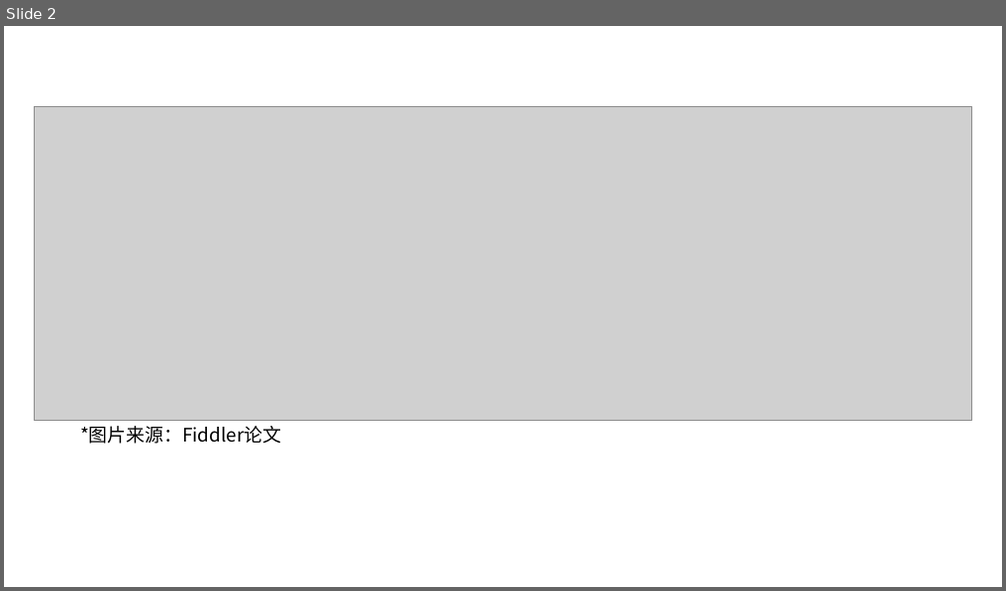
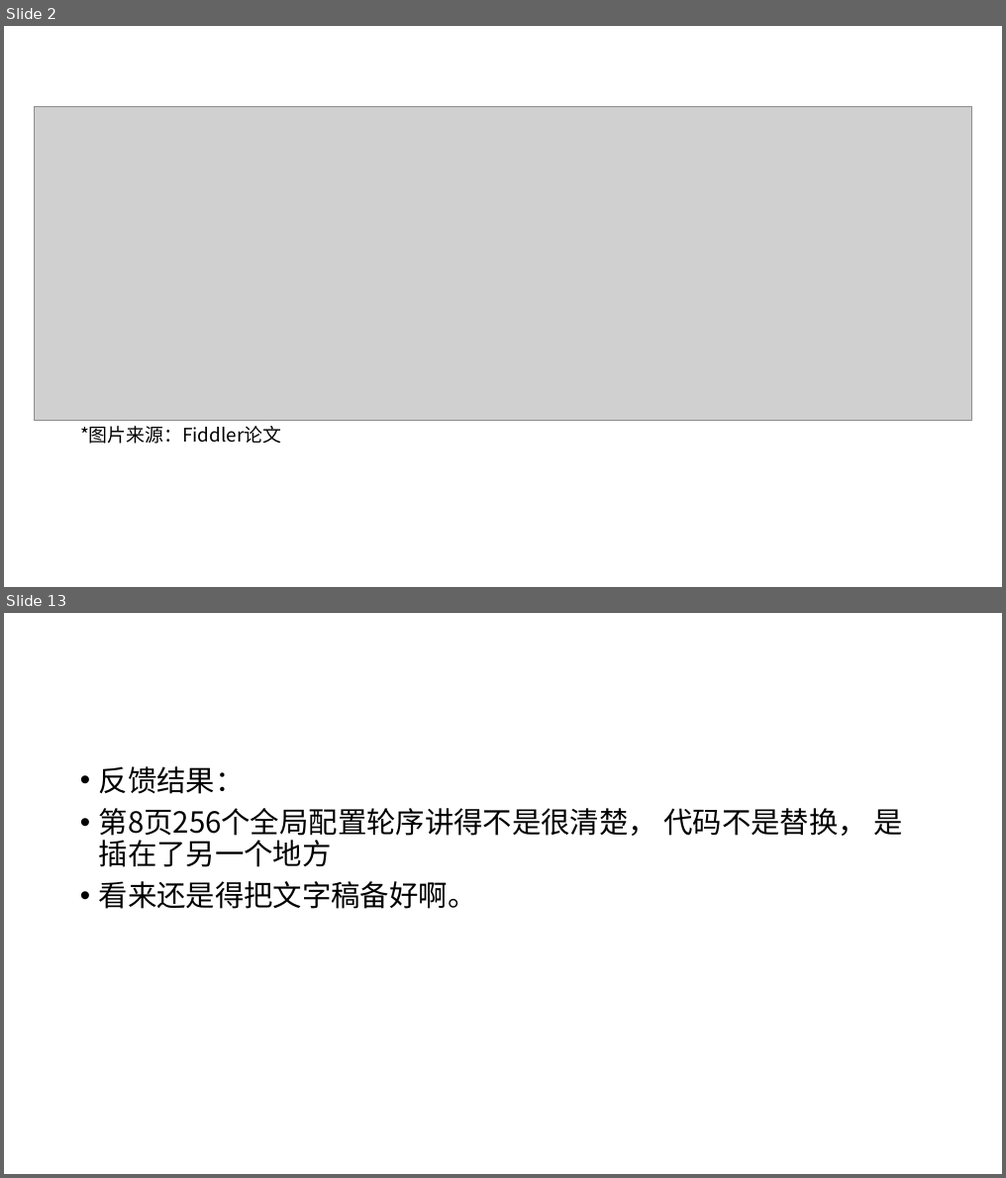
Before and after one commit to yyj6666667/fiddler, a slide deck: CPU.pptx. Shown one above the other, each under a label of ours: slide 2 before the commit, slides 2 and 13 after it; the slides between them are not shown. The pictures are 1006x591 and 1006x1178 pixels, drawn with LibreOffice and Linux fonts; fonts in the diff are those of the drawing; grey boxes stand for pictures. Boxes give left, top, right and bottom in pixels: in the first picture for what was removed or moved away, otherwise in the second. Text is boxed around its words. In the diff, an @@ line names an element or a change of style, - is before the commit and + after.

```diff
--- a/CPU.pptx
+++ b/CPU.pptx
@@ slide 13 added at box(4, 613, 1002, 1174), background #FFFFFF @@
@@ text added at box(99, 766, 903, 909), 28 pt, text #000000 @@
+• 反馈结果：
+• 第8页256个全局配置轮序讲得不是很清楚， 代码不是替换， 是插在了另一个地方
+• 看来还是得把文字稿备好啊。
```
Also in this commit, not shown: 5 slides changed, 5 other slides added, 1 slide removed, 1 other file.
